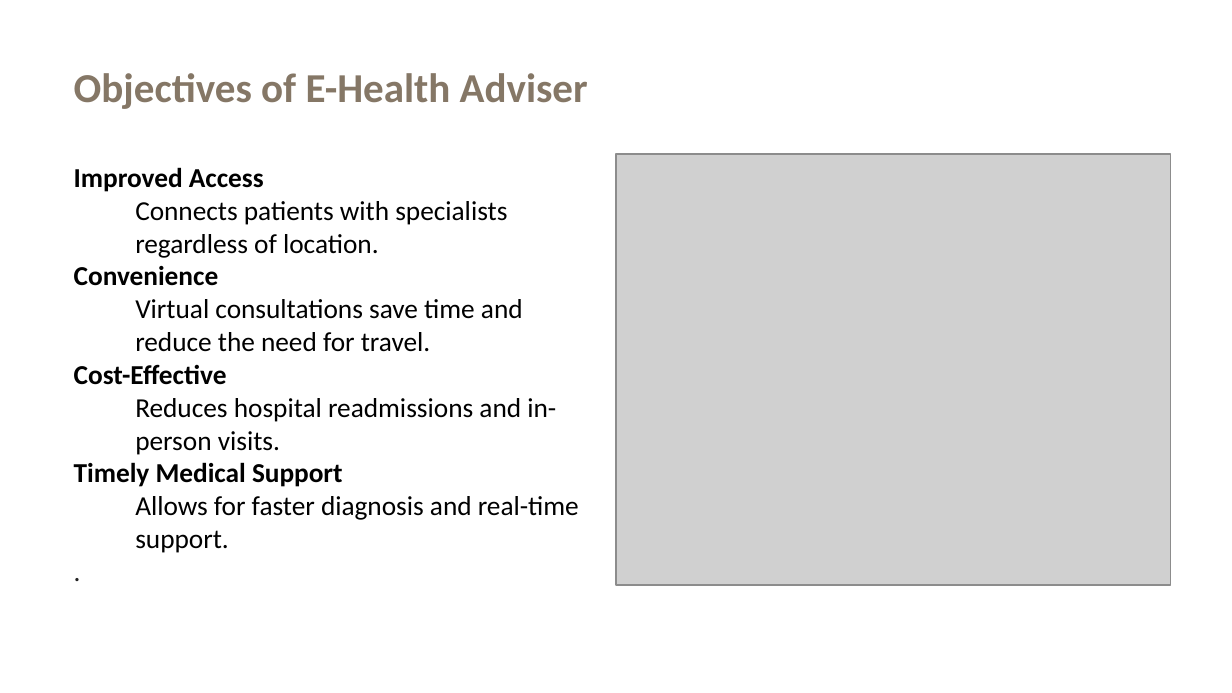
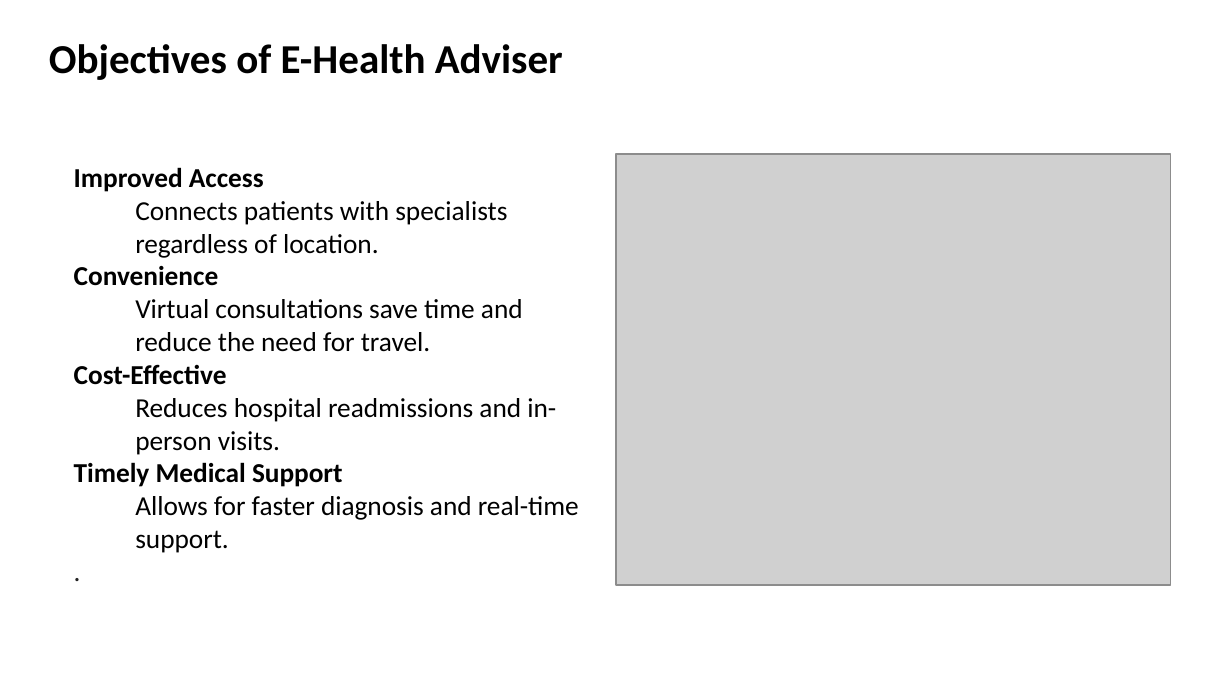
Before and after one commit to Mitheeledke/E-HealthMate, a slide deck: slide 4 of Health mate.pptx. Drawn at 1232x693 pixels with LibreOffice and Linux fonts; fonts in the diff are those of the drawing; grey boxes stand for pictures; background and template pictures are left out. Boxes give left, top, right and bottom in pixels: in the first picture for what was removed or moved away, otherwise in the second. Text is boxed around its words. In the diff, an @@ line names an element or a change of style, - is before the commit and + after.

```diff
--- a/Health mate.pptx
+++ b/Health mate.pptx
@@ text "Objectives of E-Health Adviser": place and size @@
-text "Objectives of E-Health Adviser" at (74, 73, 588, 109)
+text "Objectives of E-Health Adviser" at (49, 44, 563, 80)
@@ text "Objectives of E-Health Adviser" at (49, 44, 563, 80): text colour #857766 to #000000 @@
```
Also in this commit, not shown: 11 other slides changed, 23 other files.
